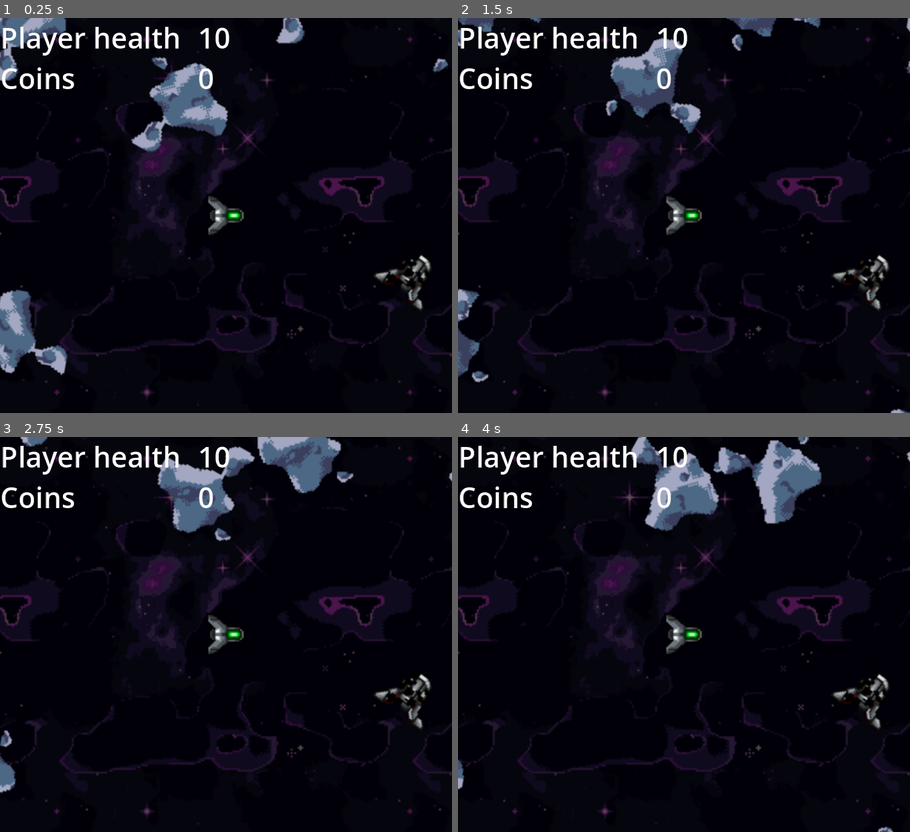
Above: before the commit, frames 1-4 (two rows, left to right).
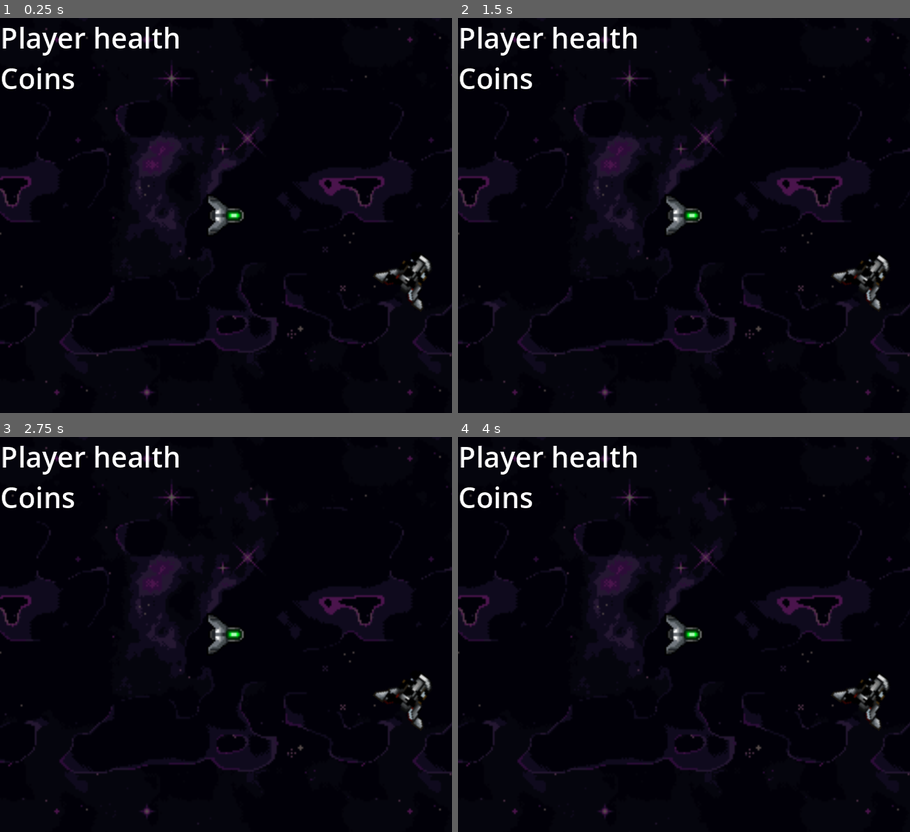
Above: after the commit, the same moments.

Repository: sirbrillig/take-the-sky-godot
Game: Godot game, scene res://scenes/level_1.tscn
The game is run twice, just before and just after one commit, with the same random seed, the same clock (stepped at 60 frames per second) and the same inputs.
Inputs:
- Up to frame 1 (0.25 s): no input
- Up to frame 2 (1.5 s): no input
- Up to frame 3 (2.75 s): no input
- Up to frame 4 (4 s): no input

The runs differ from the first frame. In frame 1, 5.7% of the frame differs, in the area x 0-100%, y 0-91%; in frame 2, 4.0%; in frame 3, 4.9%; in frame 4, 5.1%.

Commit message:
Make Asteroids randomly distributed

Diff:
--- a/scenes/level_1.tscn
+++ b/scenes/level_1.tscn
@@ -1,6 +1,6 @@
-[gd_scene load_steps=12 format=3 uid="uid://cpuntx3vrj4ap"]
+[gd_scene load_steps=13 format=3 uid="uid://cpuntx3vrj4ap"]
 
-[ext_resource type="Script" path="res://scenes/space.gd" id="1_wfev5"]
+[ext_resource type="Script" path="res://scenes/level_1.gd" id="1_wfev5"]
 [ext_resource type="Texture2D" uid="uid://no7emv8six31" path="res://images/Purple Space.png" id="2_evayv"]
 [ext_resource type="PackedScene" uid="uid://7ru616ox3xya" path="res://scenes/enemy_fighter_ship.tscn" id="2_ququ6"]
 [ext_resource type="PackedScene" uid="uid://75amelshbw2u" path="res://scenes/player_ship.tscn" id="3_qcrya"]
@@ -17,9 +17,13 @@
 
 [sub_resource type="WorldBoundaryShape2D" id="WorldBoundaryShape2D_df7ng"]
 
+[sub_resource type="RectangleShape2D" id="RectangleShape2D_4jgxc"]
+size = Vector2(1333, 1149)
+
 [node name="Level1" type="Node2D"]
 script = ExtResource("1_wfev5")
 enemy_ship = ExtResource("2_ququ6")
+asteroid = ExtResource("4_wlegp")
 
 [node name="ParallaxBackground" type="ParallaxBackground" parent="."]
 
@@ -59,99 +63,6 @@
 rotation = -1.57079
 shape = SubResource("WorldBoundaryShape2D_df7ng")
 
-[node name="Asteroids" type="CanvasGroup" parent="."]
-
-[node name="Asteroid" parent="Asteroids" instance=ExtResource("4_wlegp")]
-
-[node name="Asteroid2" parent="Asteroids" instance=ExtResource("4_wlegp")]
-position = Vector2(267.679, 24.1942)
-rotation = -0.6353
-
-[node name="Asteroid21" parent="Asteroids" instance=ExtResource("4_wlegp")]
-position = Vector2(513, 94)
-rotation = 2.2218
-
-[node name="Asteroid22" parent="Asteroids" instance=ExtResource("4_wlegp")]
-position = Vector2(544, -96)
-
-[node name="Asteroid3" parent="Asteroids" instance=ExtResource("4_wlegp")]
-position = Vector2(329.228, 165.789)
-
-[node name="Asteroid23" parent="Asteroids" instance=ExtResource("4_wlegp")]
-position = Vector2(448, 187)
-rotation = 0.445059
-
-[node name="Asteroid4" parent="Asteroids" instance=ExtResource("4_wlegp")]
-position = Vector2(224.685, 253.171)
-rotation = -1.26885
-
-[node name="Asteroid14" parent="Asteroids" instance=ExtResource("4_wlegp")]
-position = Vector2(347, 373)
-rotation = 2.2218
-
-[node name="Asteroid24" parent="Asteroids" instance=ExtResource("4_wlegp")]
-position = Vector2(468, 346)
-rotation = 1.71391
-
-[node name="Asteroid15" parent="Asteroids" instance=ExtResource("4_wlegp")]
-position = Vector2(72, 487)
-rotation = -0.570723
-
-[node name="Asteroid16" parent="Asteroids" instance=ExtResource("4_wlegp")]
-position = Vector2(313, 537)
-rotation = 1.39626
-
-[node name="Asteroid5" parent="Asteroids" instance=ExtResource("4_wlegp")]
-position = Vector2(3.22725, 179.978)
-rotation = -1.39626
-
-[node name="Asteroid25" parent="Asteroids" instance=ExtResource("4_wlegp")]
-position = Vector2(94, 44)
-rotation = 0.507891
-
-[node name="Asteroid6" parent="Asteroids" instance=ExtResource("4_wlegp")]
-position = Vector2(-88, 130)
-rotation = -2.60229
-
-[node name="Asteroid7" parent="Asteroids" instance=ExtResource("4_wlegp")]
-position = Vector2(-173, 38)
-rotation = 2.47488
-
-[node name="Asteroid20" parent="Asteroids" instance=ExtResource("4_wlegp")]
-position = Vector2(-320, 94)
-
-[node name="Asteroid19" parent="Asteroids" instance=ExtResource("4_wlegp")]
-position = Vector2(-254, -136)
-rotation = -0.261799
-
-[node name="Asteroid8" parent="Asteroids" instance=ExtResource("4_wlegp")]
-position = Vector2(-184, 263)
-rotation = 1.4591
-
-[node name="Asteroid17" parent="Asteroids" instance=ExtResource("4_wlegp")]
-position = Vector2(-215, 388)
-rotation = 0.445059
-
-[node name="Asteroid18" parent="Asteroids" instance=ExtResource("4_wlegp")]
-position = Vector2(11, 323)
-
-[node name="Asteroid9" parent="Asteroids" instance=ExtResource("4_wlegp")]
-position = Vector2(163, -26)
-
-[node name="Asteroid10" parent="Asteroids" instance=ExtResource("4_wlegp")]
-position = Vector2(44, -117)
-rotation = 0.570723
-
-[node name="Asteroid11" parent="Asteroids" instance=ExtResource("4_wlegp")]
-position = Vector2(263, -117)
-rotation = 3.23759
-
-[node name="Asteroid12" parent="Asteroids" instance=ExtResource("4_wlegp")]
-position = Vector2(213, -225)
-
-[node name="Asteroid13" parent="Asteroids" instance=ExtResource("4_wlegp")]
-position = Vector2(-68, -253)
-
 [node name="DerelictShip" parent="." instance=ExtResource("5_e1if5")]
 position = Vector2(228, 141)
 motion_mode = 1
@@ -159,10 +70,20 @@
 [node name="HUD" parent="." instance=ExtResource("6_jrv2p")]
 
 [node name="Gate" parent="." instance=ExtResource("7_6oipc")]
-position = Vector2(548.672, 369.892)
+position = Vector2(576, 528)
 
 [node name="EnemyShipSpawnPoint" type="Node2D" parent="."]
 position = Vector2(-32, 104)
 
+[node name="LevelArea" type="Area2D" parent="."]
+collision_layer = 0
+collision_mask = 0
+monitoring = false
+monitorable = false
+
+[node name="LevelAreaRect" type="CollisionShape2D" parent="LevelArea"]
+position = Vector2(141.5, 121.5)
+shape = SubResource("RectangleShape2D_4jgxc")
+
 [connection signal="player_coins_changed" from="PlayerShip" to="." method="_on_player_ship_player_coins_changed"]
 [connection signal="player_health_changed" from="PlayerShip" to="." method="_on_player_ship_player_health_changed"]
--- a/scenes/level_2.tscn
+++ b/scenes/level_2.tscn
@@ -1,6 +1,6 @@
 [gd_scene load_steps=8 format=3 uid="uid://cgpla08d50tuu"]
 
-[ext_resource type="Script" path="res://scenes/space.gd" id="1_0jcnw"]
+[ext_resource type="Script" path="res://scenes/level_1.gd" id="1_0jcnw"]
 [ext_resource type="Texture2D" uid="uid://no7emv8six31" path="res://images/Purple Space.png" id="1_35m2g"]
 [ext_resource type="PackedScene" uid="uid://75amelshbw2u" path="res://scenes/player_ship.tscn" id="2_remfs"]
 [ext_resource type="PackedScene" uid="uid://c4o1wt1r3jfrt" path="res://scenes/hud.tscn" id="3_5u47w"]
--- a/scenes/space.gd
+++ /dev/null
@@ -1,32 +0,0 @@
-extends Node2D
-
-@export var enemy_ship: PackedScene
-var have_enemies_activated: bool = false
-
-# Called when the node enters the scene tree for the first time.
-func _ready() -> void:
-	$HUD.update_health(Global.player_health)
-	$HUD.update_coins(Global.gold_coins)
-
-
-# Called every frame. 'delta' is the elapsed time since the previous frame.
-func _process(delta: float) -> void:
-	pass
-
-
-func activate_enemy_ships():
-	for n in 3:
-		var enemy = enemy_ship.instantiate()
-		enemy.position = $EnemyShipSpawnPoint.position + Vector2(randf_range(10, 20), randf_range(10, 20))
-		add_child(enemy)
-
-func _on_player_ship_player_health_changed() -> void:
-	$HUD.update_health(Global.player_health)
-
-
-func _on_player_ship_player_coins_changed() -> void:
-	# TODO: this script part should not be shared between levels
-	$HUD.update_coins(Global.gold_coins)
-	if ! have_enemies_activated:
-		have_enemies_activated = true
-		activate_enemy_ships()
